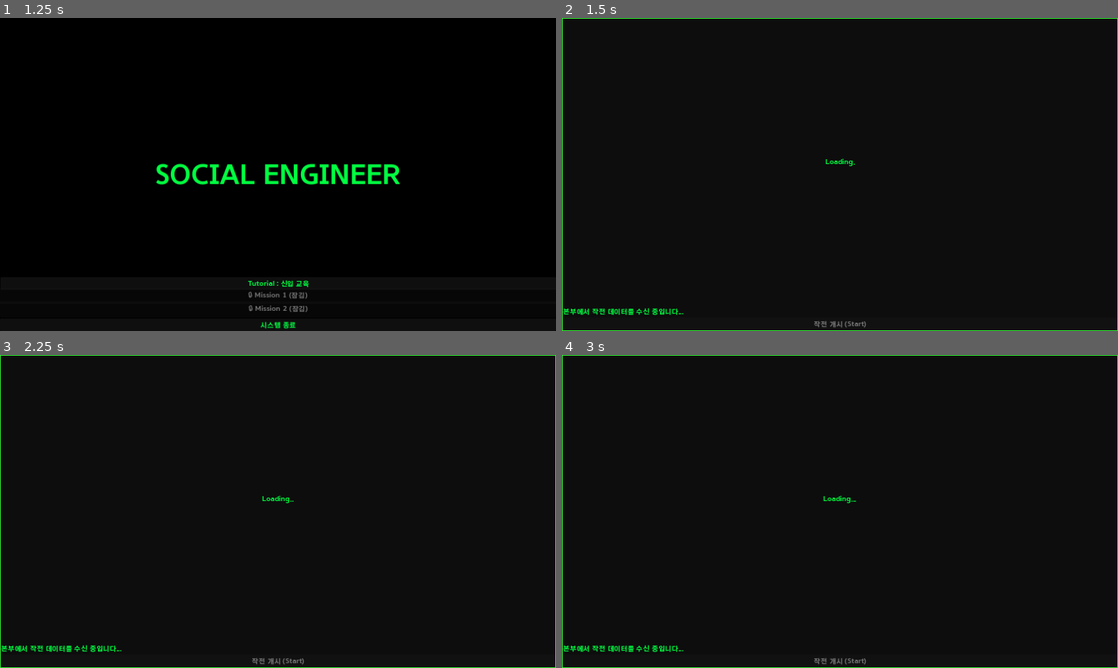
Above: before the commit, frames 1-4 (two rows, left to right).
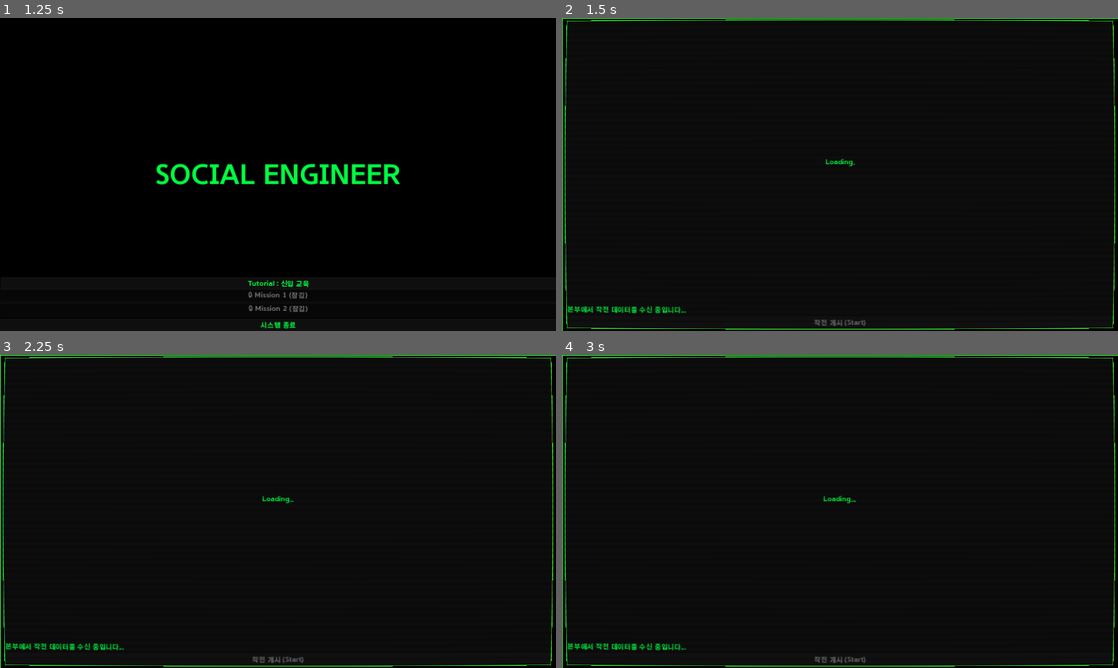
Above: after the commit, the same moments.

Repository: rorena15/llm_game
Game: Godot game, scene res://title_screen.tscn
The game is run twice, just before and just after one commit, with the same random seed, the same clock (stepped at 60 frames per second) and the same inputs. This scene is started directly instead of the project's main scene.
Inputs (mouse positions are in pixels of both pictures, inside the frame that each line leads up to):
- Up to frame 1 (1.25 s): tap Enter at 0.5, 0.6 s; move the mouse to (400, 158) at 0.52 s; click (400, 158) at 0.67 s
- Up to frame 2 (1.5 s): click "Tutorial : 신입 교육" at 1.25 s
- Up to frame 3 (2.25 s): tap Space at 2 s; drag from (166, 527) to (250, 574) at 2.02 s
- Up to frame 4 (3 s): tap Enter at 2.75, 2.85 s; move the mouse to (895, 442) at 2.77 s; click (895, 442) at 2.92 s

Frame 1 is identical in both runs. In frame 2, 2.0% of the frame differs, in the area x 0-100%, y 0-100%; in frame 3, 2.0%; in frame 4, 2.0%.

Commit message:
데스크탑 종료 버튼 개발

Diff:
--- a/godot_project/socialengineeer/app_board.tscn
+++ b/godot_project/socialengineeer/app_board.tscn
@@ -37,9 +37,9 @@
 anchor_top = 1.0
 anchor_bottom = 1.0
 offset_left = 18.0
-offset_top = -126.0
+offset_top = 21.0
 offset_right = 170.0
-offset_bottom = -48.0
+offset_bottom = 99.0
 grow_vertical = 0
 mouse_filter = 1
 position_offset = Vector2(18, 21)
--- a/godot_project/socialengineeer/app_browser.tscn
+++ b/godot_project/socialengineeer/app_browser.tscn
@@ -44,4 +44,5 @@
 
 [node name="RichTextLabel_Content" type="RichTextLabel" parent="Layout/ContentArea/VBoxContainer" index="1"]
 layout_mode = 2
+size_flags_vertical = 3
 bbcode_enabled = true
--- a/godot_project/socialengineeer/desktop.gd
+++ b/godot_project/socialengineeer/desktop.gd
@@ -17,8 +17,9 @@
 @onready var btn_board = $TaskbarLayer/Taskbar/AppContainer/Btn_Board
 @onready var btn_server = $TaskbarLayer/Taskbar/AppContainer/Btn_Server
 @onready var btn_email = $TaskbarLayer/Taskbar/AppContainer/Btn_Email
-#태스크바의 브라우저 버튼 (에디터에서 노드 할당 필요)
 @onready var btn_browser = $TaskbarLayer/Taskbar/AppContainer/Btn_Browser
+@onready var btn_quit = $TaskbarLayer/Taskbar/AppContainer/Btn_main
+
 # 브리핑 UI 노드
 @onready var briefing_layer = $BriefingLayer
 @onready var title_label = $BriefingLayer/BriefingPopup/VBoxContainer/TitleLabel
@@ -31,6 +32,7 @@
 
 func _ready():
 	# 버튼 연결
+	btn_quit.pressed.connect(_on_return_pressed)
 	btn_messenger.pressed.connect(open_app.bind(app_messenger_scene))
 	btn_board.pressed.connect(open_app.bind(app_board_scene))
 	btn_server.pressed.connect(open_app.bind(app_server_scene))
--- a/godot_project/socialengineeer/desktop.gdshader
+++ b/godot_project/socialengineeer/desktop.gdshader
@@ -9,8 +9,8 @@
 	vec2 uv = SCREEN_UV;
 	uv -= 0.5;
 	uv *= 1.01; // 줌인도 살짝만
-	uv.x *= 1.0 + pow(abs(uv.y) / 9.0, 2.0);
-	uv.y *= 1.0 + pow(abs(uv.x) / 9.0, 2.0);
+	uv.x *= 1.0 + pow(abs(uv.y) / 6.0, 2.0);
+	uv.y *= 1.0 + pow(abs(uv.x) / 6.0, 2.0);
 	uv += 0.5;
 
 	// 화면 밖 검은색 처리
--- a/godot_project/socialengineeer/desktop.tscn
+++ b/godot_project/socialengineeer/desktop.tscn
@@ -77,6 +77,11 @@
 theme_override_font_sizes/font_size = 27
 text = "🌍"
 
+[node name="Btn_main" type="Button" parent="TaskbarLayer/Taskbar/AppContainer"]
+layout_mode = 2
+size_flags_horizontal = 10
+text = "메인 화면"
+
 [node name="App_Messenger" parent="." instance=ExtResource("2_emugc")]
 layout_mode = 1
 anchor_left = 0.000780031
@@ -94,7 +99,6 @@
 
 [node name="BriefingLayer" type="CanvasLayer" parent="."]
 process_mode = 3
-visible = false
 
 [node name="BriefingPopup" type="PanelContainer" parent="BriefingLayer"]
 anchors_preset = 15
@@ -127,7 +131,6 @@
 [node name="ScreenEffects" type="CanvasLayer" parent="."]
 
 [node name="ColorRect" type="ColorRect" parent="ScreenEffects"]
-visible = false
 material = SubResource("ShaderMaterial_dougu")
 anchors_preset = 15
 anchor_right = 1.0
@@ -141,7 +144,6 @@
 mouse_filter = 2
 
 [node name="VictoryLayer" type="CanvasLayer" parent="."]
-visible = false
 
 [node name="ColorRect" type="ColorRect" parent="VictoryLayer"]
 anchors_preset = 15
--- a/godot_project/socialengineeer/title_screen.tscn
+++ b/godot_project/socialengineeer/title_screen.tscn
@@ -60,6 +60,7 @@
 offset_bottom = -62.0
 grow_horizontal = 2
 grow_vertical = 0
+disabled = true
 text = "MISSION 01: 인사팀의 비밀
 "
 
Not shown, changed: memory_db/chroma.sqlite3
Not shown, changed: scenarios.py
